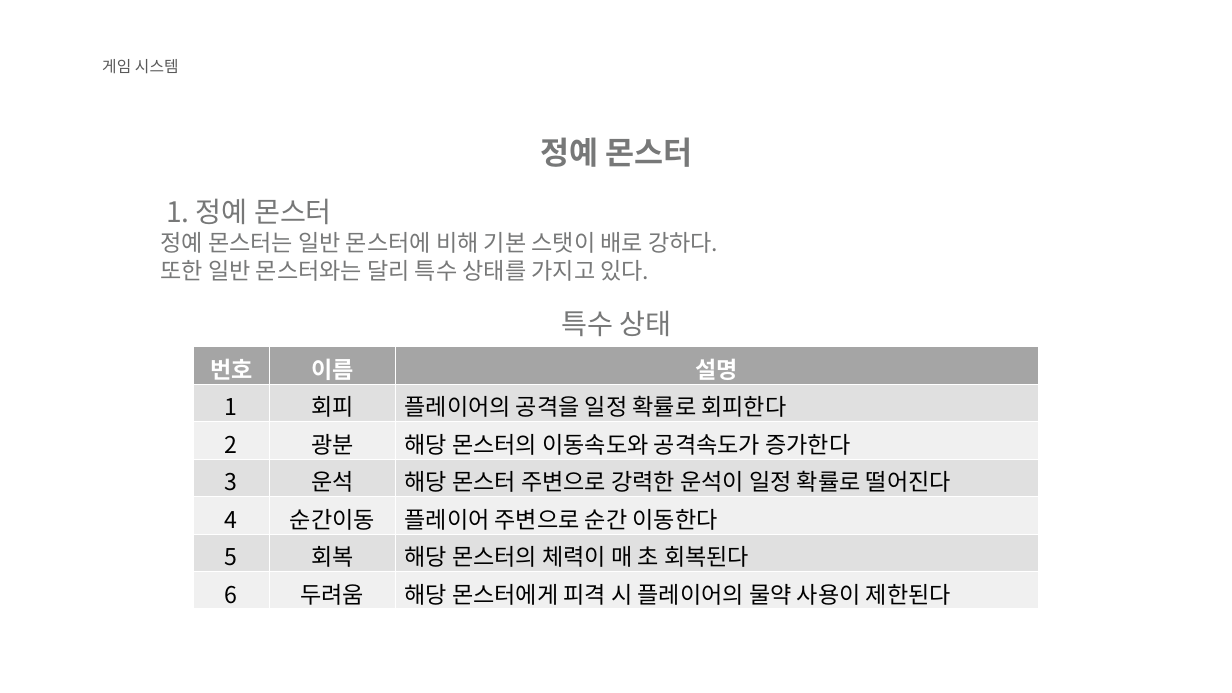
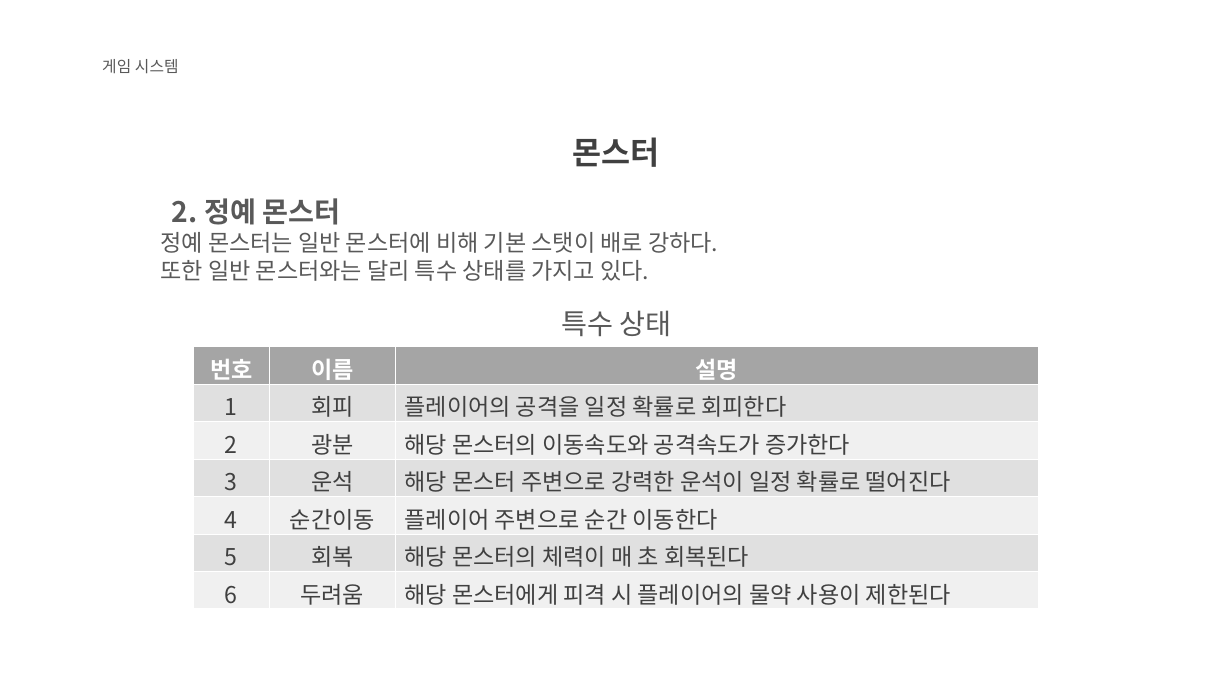
Before and after one commit to KJGoody/Daemonis, a slide deck: slide 14 of Deamonis(데모니스) 기획서/Daemonis PPT.pptx (slide 12 before the commit). Drawn at 1232x693 pixels with LibreOffice and Linux fonts; fonts in the diff are those of the drawing; background and template pictures are left out. Boxes give left, top, right and bottom in pixels: in the first picture for what was removed or moved away, otherwise in the second. Text is boxed around its words. In the diff, an @@ line names an element or a change of style, - is before the commit and + after.

```diff
--- a/Deamonis(데모니스) 기획서/Daemonis PPT.pptx
+++ b/Deamonis(데모니스) 기획서/Daemonis PPT.pptx
@@ text at [573, 137, 660, 167]: text changed; text colour #777878 to #404040 @@
-정예 몬스터
+몬스터
@@ text at [172, 198, 340, 225]: text changed; text colour #777878 to #595959; bold on @@
-1. 정예 몬스터
+2. 정예 몬스터
@@ text at [160, 232, 718, 281]: text colour #777878 to #595959 in "정예 몬스터는 일반 몬스터에 비해 기본 스탯이 ...", "또한 일반 몬스터와는 달리 특수 상태를 가지고 ..." @@
@@ text "특수 상태" at [561, 310, 671, 336]: text colour #777878 to #595959 @@
@@ table at [193, 347, 1039, 609] @@
@@ text colour #000000 to #404040 @@
```
Also in this commit, not shown: 13 other slides changed, 4 slides added, 2 slides removed.
